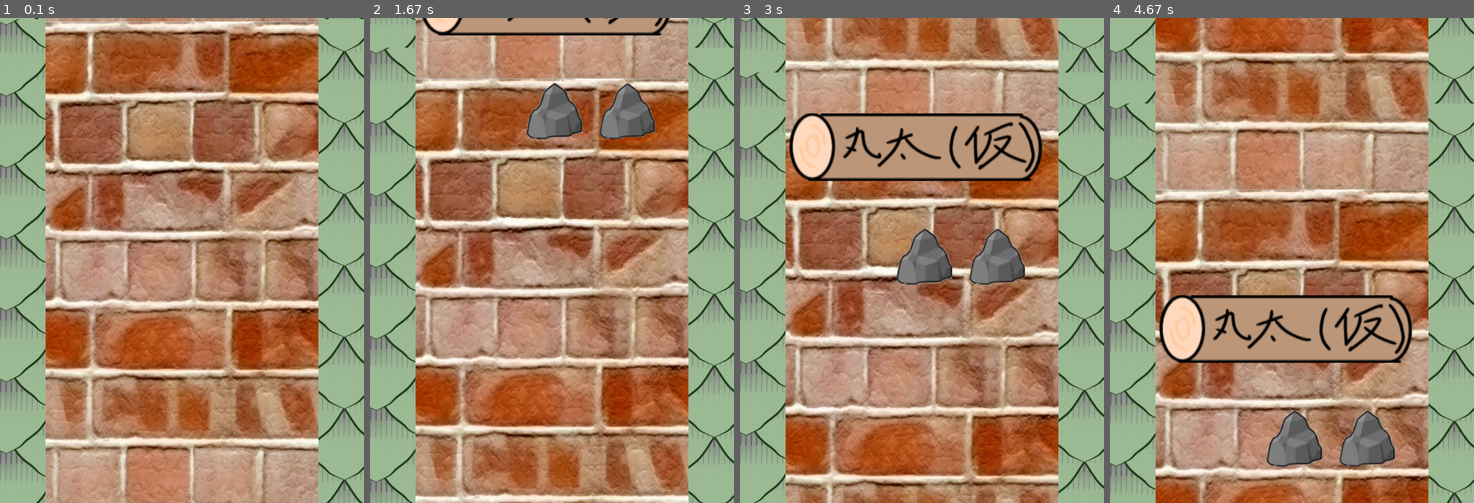
Above: before the commit, frames 1-4 (left to right).
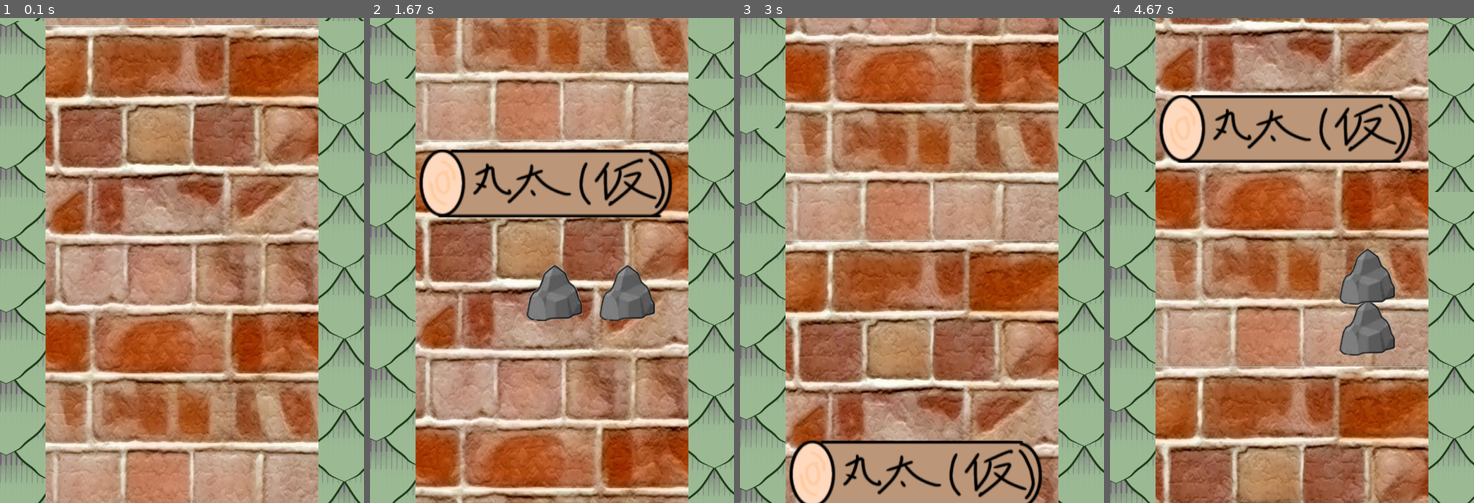
Above: after the commit, the same moments.

Repository: c0b231212e/ProjExD_Group09
Game: pygame game, started from pygame_image.py
Two runs of this game, one before a commit and one after it. Both use one fixed random seed, a clock stepped at 60 frames per second and the inputs below.
Inputs:
- Up to frame 1 (0.1 s): no input
- Up to frame 2 (1.67 s): no input
- Up to frame 3 (3 s): no input
- Up to frame 4 (4.67 s): no input

The runs differ from the first frame. In frame 1, 26% of the frame differs, in the area x 0-100%, y 0-100%; in frame 2, 70%; in frame 3, 69%; in frame 4, 68%.

Commit message:
(追加)不必要なコードのコメントアウト

Diff:
--- a/pygame_image.py
+++ b/pygame_image.py
@@ -74,12 +74,12 @@
         screen.blit(bg_img, [0, bg_y-800])
         screen.blit(road_img, [75, ro_y])
         screen.blit(road_img, [75, ro_y-800])
-        pg.display.update()
+        # pg.display.update()
         bg_speed += diff_spd # 背景の速度に加速度を足す
         obj_speed += bg_speed # obj_speedに背景の速度を加算する
-        clock.tick(200)
+        # clock.tick(200)
         # 現在の時刻を取得
-        current_time = time.time()
+        # current_time = time.time()
         # 丸太の生成（既存の丸太がないときに新しい丸太を追加）
         if logg is None and randint(0, 100) < 3:  # 一定確率で新しい丸太を生成
                 logg = Block_Logg()
